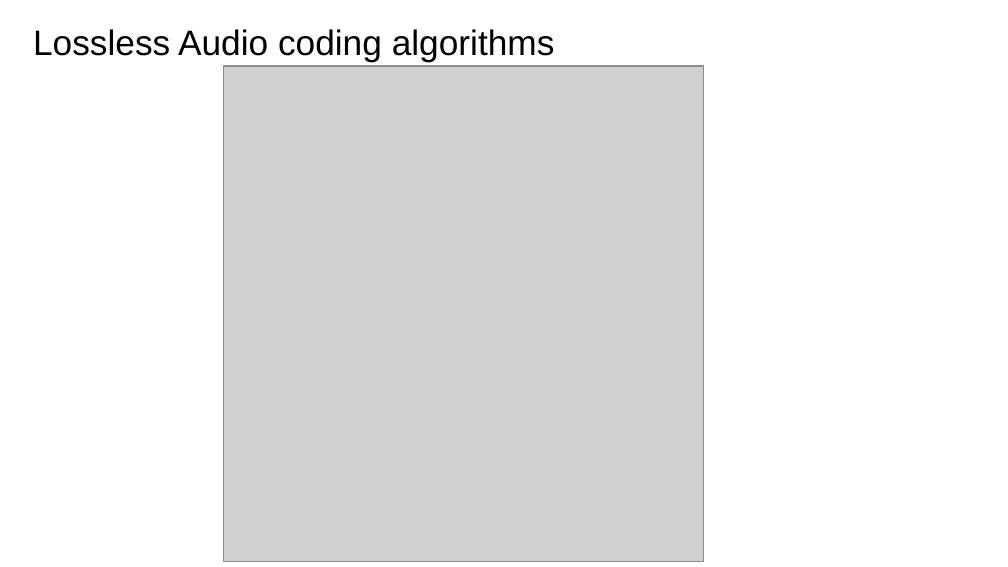
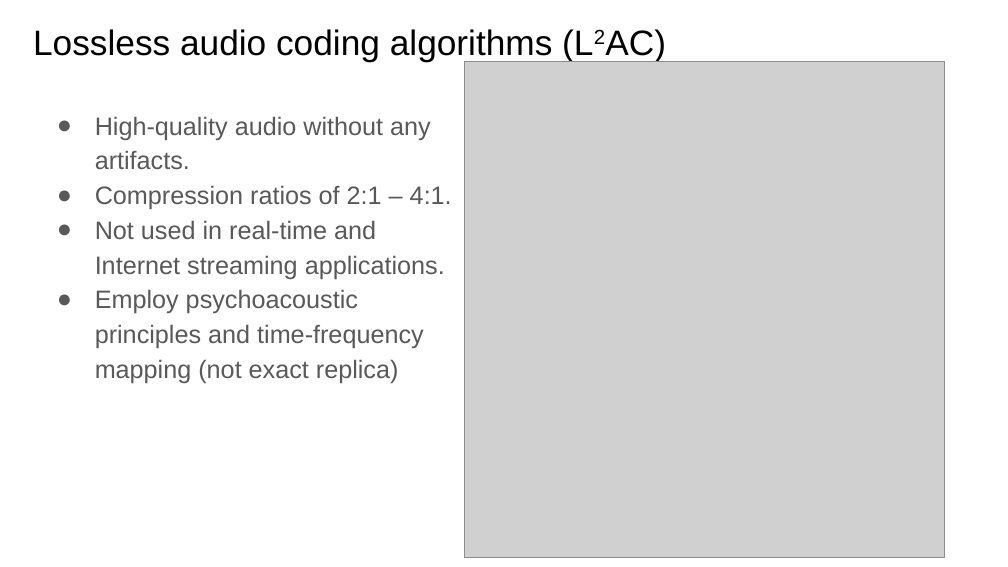
Before and after one commit to xserra/audio-coding-materials, a slide deck: slide 24 of lectures/5. Audio coding standards.pptx. Drawn at 1008x567 pixels with LibreOffice and Linux fonts; fonts in the diff are those of the drawing; grey boxes stand for pictures. Boxes give left, top, right and bottom in pixels: in the first picture for what was removed or moved away, otherwise in the second. Text is boxed around its words. In the diff, an @@ line names an element or a change of style, - is before the commit and + after.

```diff
--- a/lectures/5. Audio coding standards.pptx
+++ b/lectures/5. Audio coding standards.pptx
@@ title at box(33, 29, 553, 61): text changed @@
-Lossless Audio coding algorithms
+Lossless audio coding algorithms (L2AC)
@@ picture: place and size @@
-picture at box(224, 66, 705, 561)
+picture at box(465, 61, 946, 557)
@@ text added at box(95, 116, 452, 383), 18 pt, text #595959 @@
+● High-quality audio without any artifacts.
+● Compression ratios of 2:1 – 4:1.
+● Not used in real-time and Internet streaming applications.
+● Employ psychoacoustic principles and time-frequency mapping (not exact replica)
```
Also in this commit, not shown: 9 other slides changed, 3 slides added, 2 slides removed.
